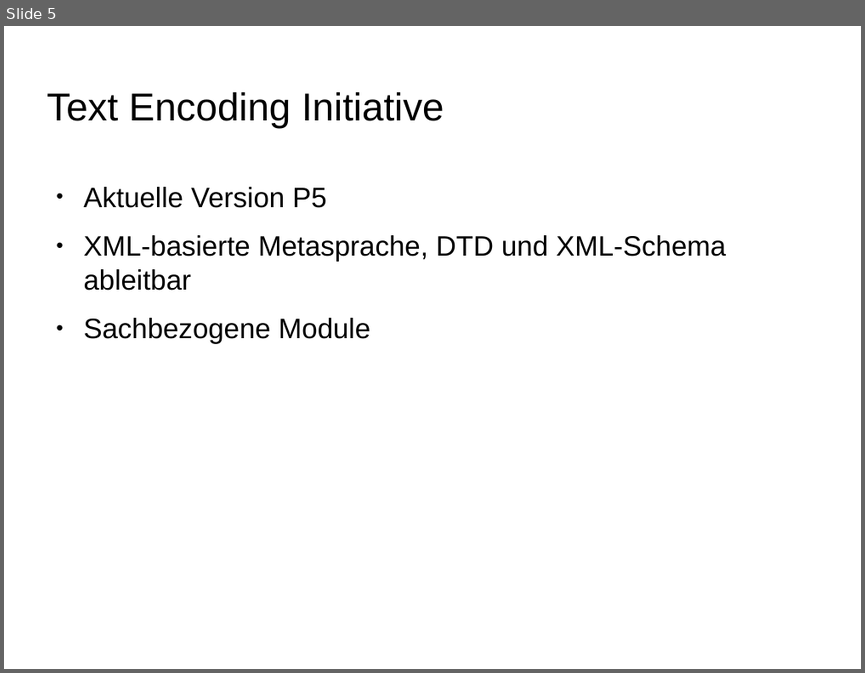
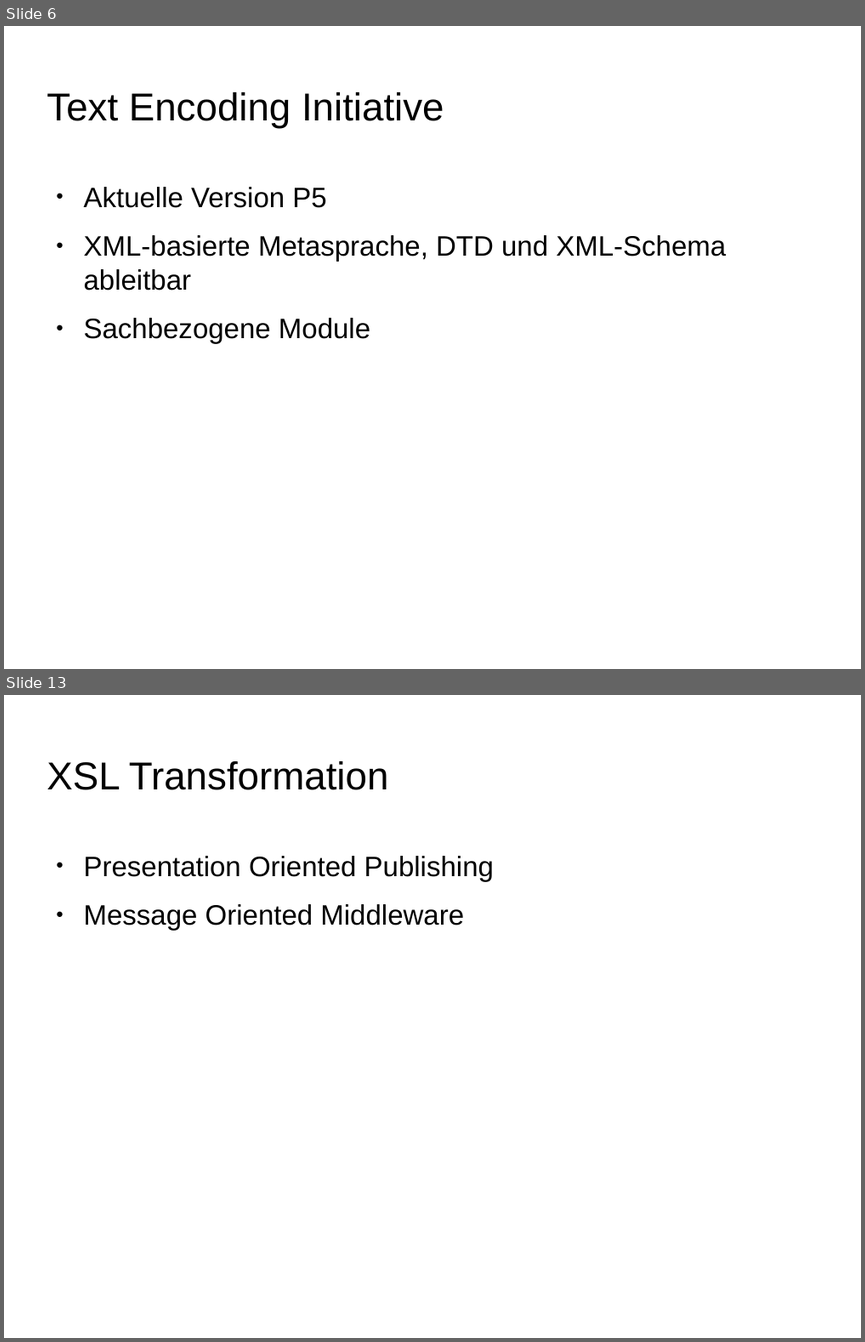
Before and after one commit to alkern/TeiRD, a slide deck: doc/präsentation.odp. Shown one above the other, each under a label of ours: slide 5 before the commit, slides 6 and 13 after it; the slides between them are not shown. The pictures are 865x673 and 865x1342 pixels, drawn with LibreOffice and Linux fonts; fonts in the diff are those of the drawing; background and template pictures are left out. Boxes give left, top, right and bottom in pixels: in the first picture for what was removed or moved away, otherwise in the second. Text is boxed around its words. In the diff, an @@ line names an element or a change of style, - is before the commit and + after.

```diff
--- a/doc/präsentation.odp
+++ b/doc/präsentation.odp
@@ slide 13 added at bbox=[4, 695, 861, 1338], background picture (left out) @@
@@ title added at bbox=[46, 761, 389, 790], 36 pt, text #000000 @@
+XSL Transformation
@@ text added at bbox=[84, 856, 494, 930], 26 pt, text #000000 @@
+● Presentation Oriented Publishing
+● Message Oriented Middleware
@@ what was slide 5 is now slide 6 @@
```
Also in this commit, not shown: 7 slides changed, 13 other slides added, 5 other files.
